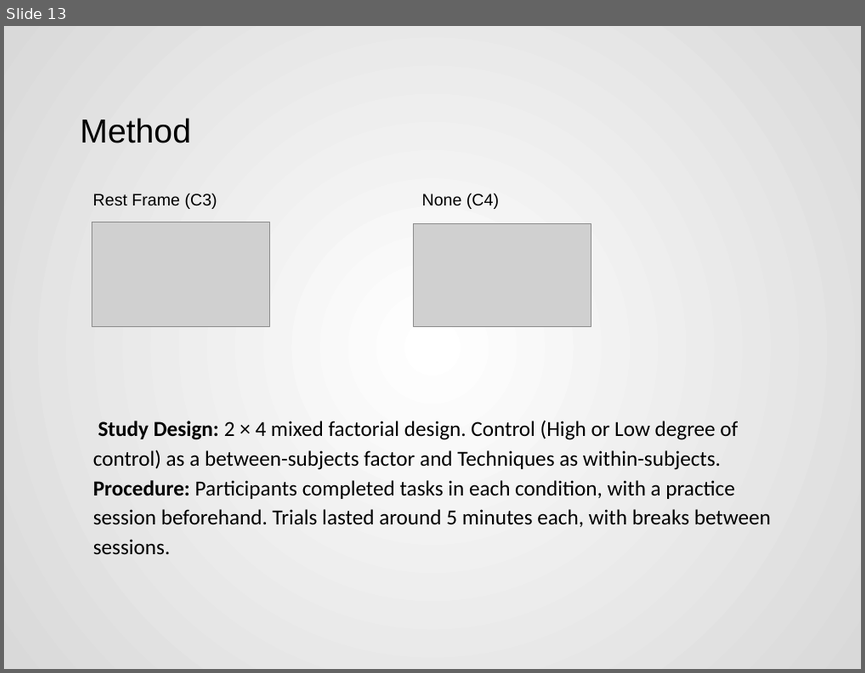
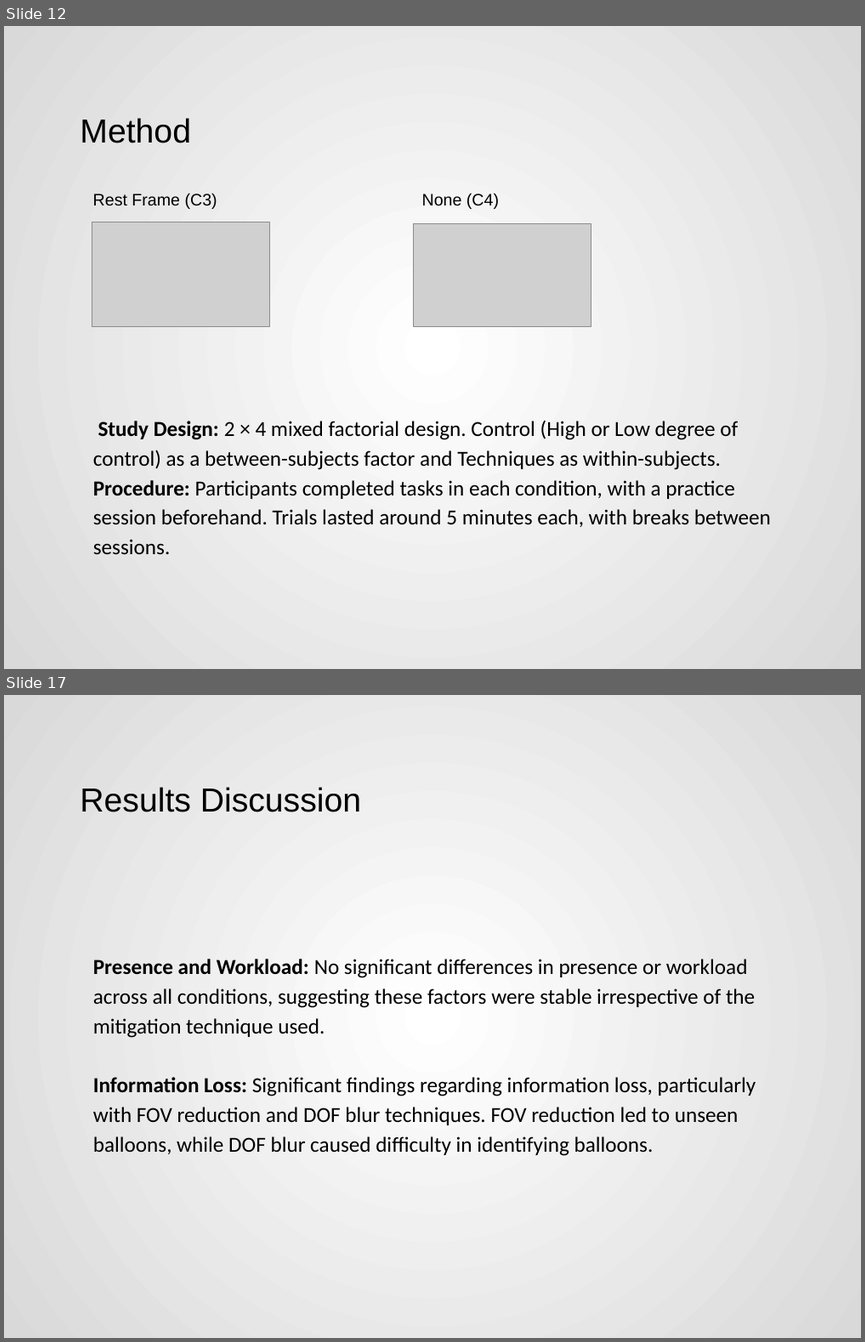
Before and after one commit to Akash3121/3D, a slide deck: Paper-Presentation/Akash - VR_Sickness_Mitigation_Methods_Presentation.pptx. Shown one above the other, each under a label of ours: slide 13 before the commit, slides 12 and 17 after it; the slides between them are not shown. The pictures are 865x673 and 865x1342 pixels, drawn with LibreOffice and Linux fonts; fonts in the diff are those of the drawing; grey boxes stand for pictures. Boxes give left, top, right and bottom in pixels: in the first picture for what was removed or moved away, otherwise in the second. Text is boxed around its words. In the diff, an @@ line names an element or a change of style, - is before the commit and + after.

```diff
--- a/Paper-Presentation/Akash - VR_Sickness_Mitigation_Methods_Presentation.pptx
+++ b/Paper-Presentation/Akash - VR_Sickness_Mitigation_Methods_Presentation.pptx
@@ slide 17 added at bbox=[4, 695, 861, 1338], background gradient #FFFFFF to #D9D9D9 @@
@@ title added at bbox=[80, 787, 361, 812], 28 pt, text #000000 @@
+Results Discussion
@@ text added at bbox=[93, 959, 756, 1156], 18 pt, text #000000 @@
+Presence and Workload: No significant differences in presence or workload across all conditions, suggesting these factors were stable irrespective of the mitigation technique used.
+Information Loss: Significant findings regarding information loss, particularly with FOV reduction and DOF blur techniques. FOV reduction led to unseen balloons, while DOF blur caused difficulty in identifying balloons.
@@ what was slide 13 is now slide 12 @@
```
Also in this commit, not shown: 4 slides changed, 3 other slides added, 1 slide removed.
